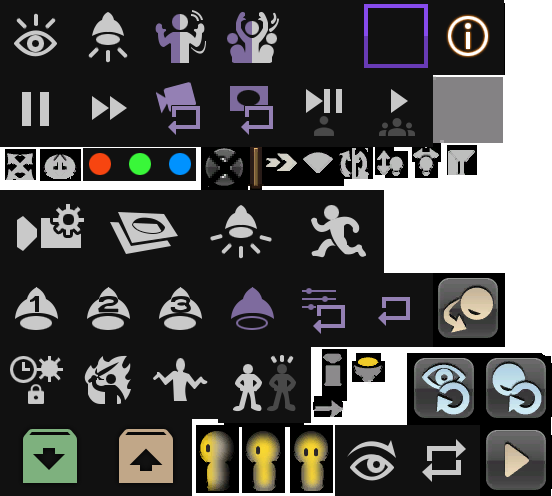
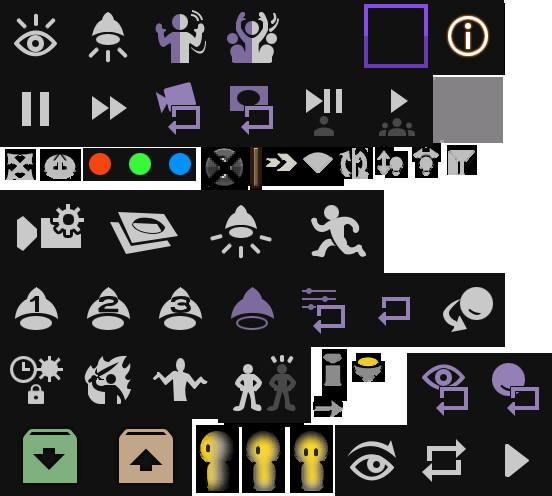
The second (552, 496) image is a revision of the first. Changes to its layers:
added group "Patch 6.1" with 12 layers above "background" over (x1=422, y1=287, x2=539, y2=477)
added group "1" (2nd of 2, in "Patch 6.1") with 2 layers in group "Patch 6.1" over (x1=443, y1=287, x2=493, y2=332)
added layer "arrow" in group "1" over (x1=443, y1=299, x2=467, y2=332)
added layer "icon" (6th of 8, in "Patch 6.1" › "1") in group "1" over (x1=460, y1=287, x2=493, y2=320)
added group "2" (2nd of 2, in "Patch 6.1") with 3 layers in group "Patch 6.1" over (x1=422, y1=364, x2=468, y2=416)
added layer "refresh" (1st of 2, in "Patch 6.1" › "2") in group "2" over (x1=436, y1=387, x2=468, y2=416)
added layer "eye 2" in group "2" over (x1=435, y1=369, x2=452, y2=386)
added layer "eye 1" in group "2" over (x1=422, y1=364, x2=465, y2=391)
added group "3" (2nd of 2, in "Patch 6.1") with 2 layers in group "Patch 6.1" over (x1=492, y1=363, x2=539, y2=416)
added layer "refresh" (2nd of 2, in "Patch 6.1" › "3") in group "3" over (x1=507, y1=387, x2=539, y2=416)
added layer "icon" (7th of 8, in "Patch 6.1" › "3") in group "3" over (x1=492, y1=363, x2=525, y2=396)
added group "4" (2nd of 2, in "Patch 6.1") with 1 layers in group "Patch 6.1" over (x1=505, y1=444, x2=529, y2=477)
added layer "icon" (8th of 8, in "Patch 6.1" › "4") in group "4" over (x1=505, y1=444, x2=529, y2=477)
painted on "background" over (x1=407, y1=273, x2=552, y2=496)
